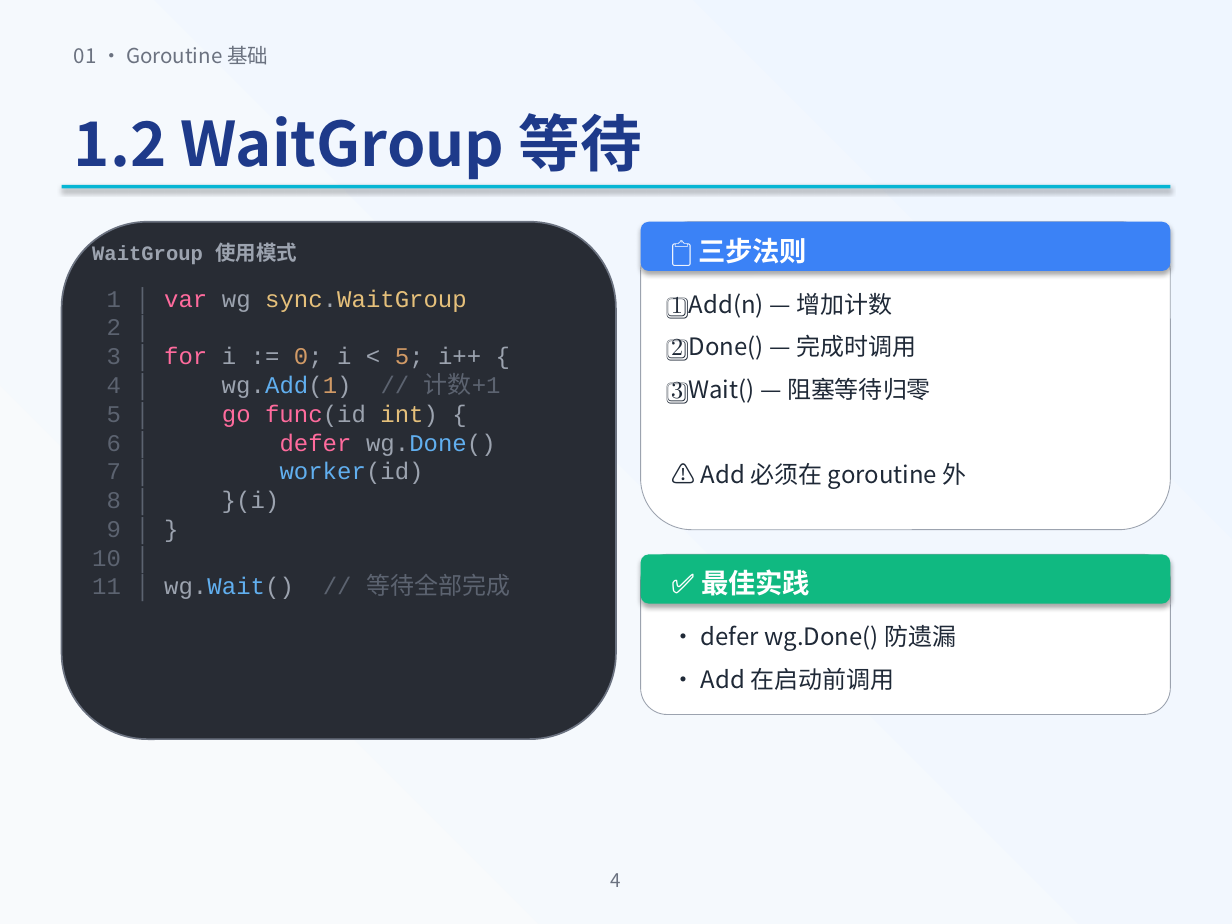
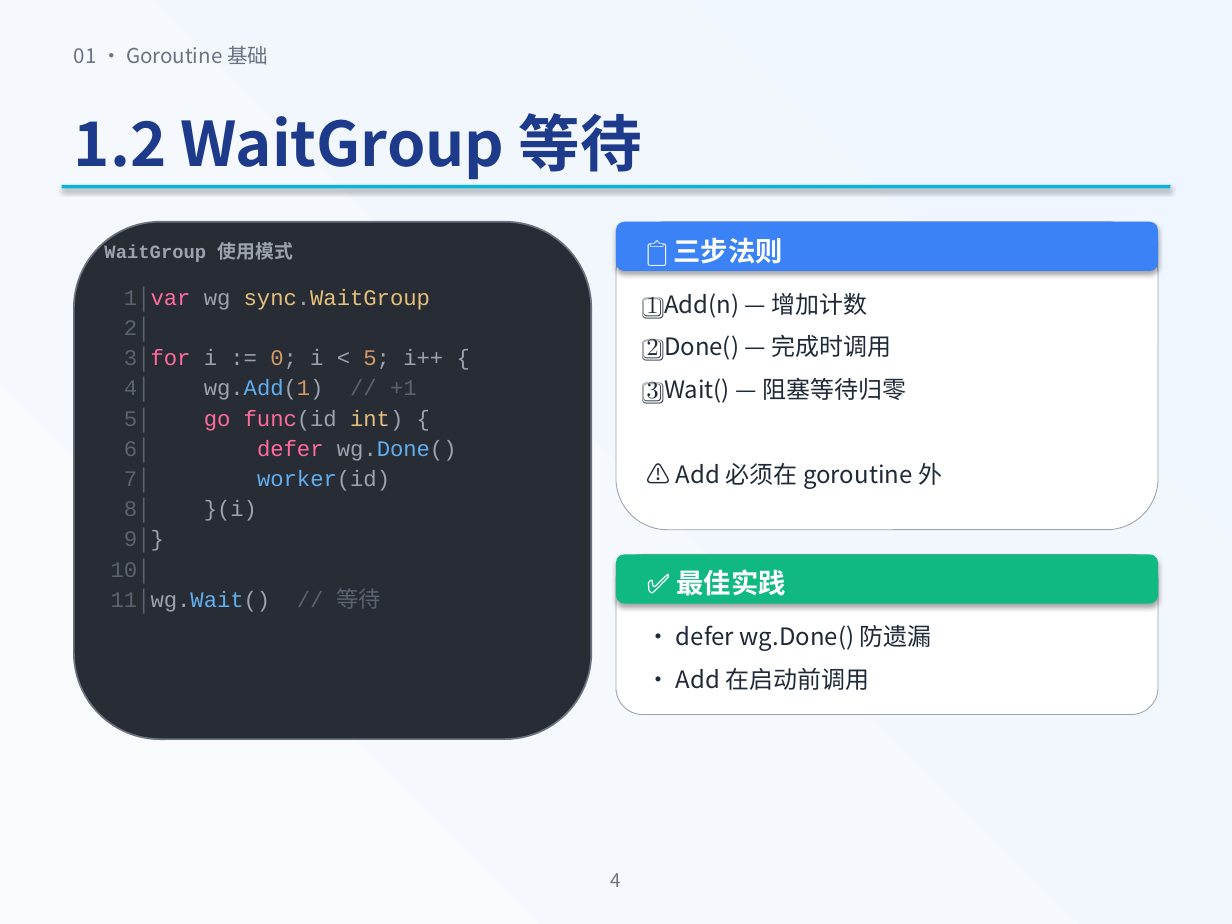
Before and after one commit to baiwangea/go-study, a slide deck: slide 4 of 03-go-concurrency/Go并发编程课程.pptx. Drawn at 1232x924 pixels with LibreOffice and Linux fonts; fonts in the diff are those of the drawing. Boxes give left, top, right and bottom in pixels: in the first picture for what was removed or moved away, otherwise in the second. Text is boxed around its words. In the diff, an @@ line names an element or a change of style, - is before the commit and + after.

```diff
--- a/03-go-concurrency/Go并发编程课程.pptx
+++ b/03-go-concurrency/Go并发编程课程.pptx
@@ rounded rectangle: place and size @@
-rounded rectangle at [62, 222, 616, 739]
+rounded rectangle at [74, 222, 591, 739]
@@ text "WaitGroup 使用模式": place and size @@
-text "WaitGroup 使用模式" at [92, 242, 297, 264]
+text "WaitGroup 使用模式" at [104, 242, 293, 262]
@@ text "WaitGroup 使用模式" at [104, 242, 293, 262]: size 12 to 11 pt @@
@@ rounded rectangle: place and size @@
-rounded rectangle at [641, 222, 1170, 530]
+rounded rectangle at [616, 222, 1158, 530]
@@ rounded rectangle: place and size @@
-rounded rectangle at [641, 222, 1170, 271]
+rounded rectangle at [616, 222, 1158, 271]
@@ text "📋 三步法则": place and size @@
-text "📋 三步法则" at [698, 237, 807, 264]
+text "📋 三步法则" at [673, 237, 782, 264]
@@ text at [111, 289, 457, 614]: text changed; size 14 to 13 pt @@
-1 │ var wg sync.WaitGroup
-2 │
-3 │ for i := 0; i < 5; i++ {
-4 │ wg.Add(1) // 计数+1
-5 │ go func(id int) {
-6 │ defer wg.Done()
-7 │ worker(id)
-8 │ }(i)
-9 │ }
-10 │
-11 │ wg.Wait() // 等待全部完成
+1│var wg sync.WaitGroup
+2│
+3│for i := 0; i < 5; i++ {
+4│ wg.Add(1) // +1
+5│ go func(id int) {
+6│ defer wg.Done()
+7│ worker(id)
+8│ }(i)
+9│}
+10│
+11│wg.Wait() // 等待
@@ text "1️⃣ Add(n) — 增加计数": place and size @@
-text "1️⃣ Add(n) — 增加计数" at [671, 293, 967, 489]
+text "1️⃣ Add(n) — 增加计数" at [647, 293, 942, 489]
@@ rounded rectangle: place and size @@
-rounded rectangle at [641, 554, 1170, 715]
+rounded rectangle at [616, 554, 1158, 715]
@@ rounded rectangle: place and size @@
-rounded rectangle at [641, 554, 1170, 604]
+rounded rectangle at [616, 554, 1158, 604]
@@ text "✅ 最佳实践": place and size @@
-text "✅ 最佳实践" at [701, 569, 810, 596]
+text "✅ 最佳实践" at [677, 569, 786, 596]
@@ text "• defer wg.Done() 防遗漏": place and size @@
-text "• defer wg.Done() 防遗漏" at [701, 625, 957, 690]
+text "• defer wg.Done() 防遗漏" at [676, 625, 932, 690]
```
Also in this commit, not shown: 15 other slides changed, 1 other file.
